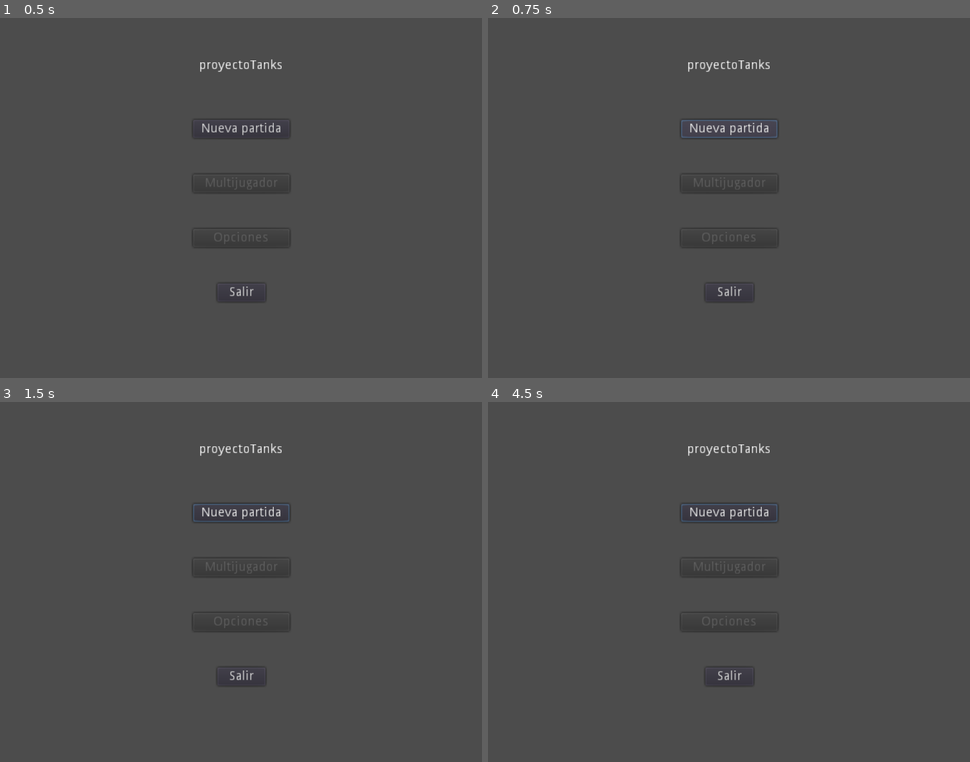
Above: before the commit, frames 1-4 (two rows, left to right).
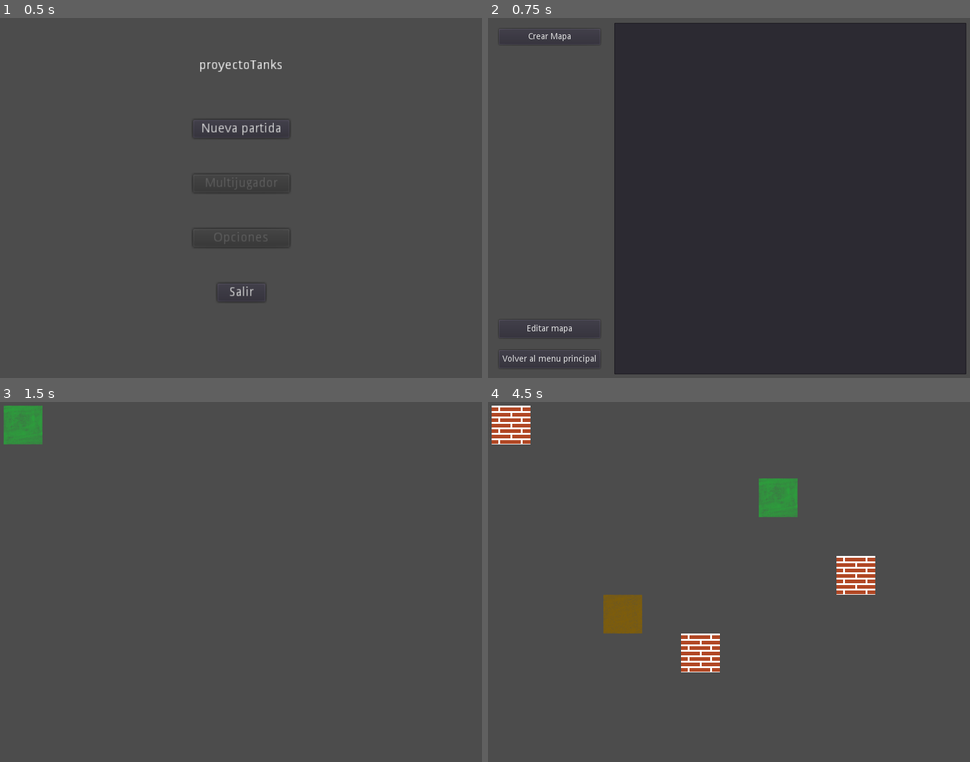
Above: after the commit, the same moments.

Repository: SergioJimenezM/proyectoTanks
Game: Godot game, scene res://escenas/MenuPrincipal.tscn
Same seed, same stepped clock (60 frames per second), same inputs: the game is played once before the commit and once after it.
Inputs (mouse positions are in pixels of both pictures, inside the frame that each line leads up to):
- Up to frame 1 (0.5 s): no input
- Up to frame 2 (0.75 s): click "Nueva partida" at 0.5 s
- Up to frame 3 (1.5 s): click (62, 420) at 1.25 s, where only the run after the commit has a clickable "Crear Mapa"
- Up to frame 4 (4.5 s): tap Enter (ui_accept) at 2, 2.27, 2.57, 2.75, 3.02, 3.05, 3.32 s; move the mouse to (835, 564) at 2.02 s; hold Right (ui_right) 2.03-2.78 s; hold Mouse wheel down (ui_minus, bound only after the commit) 2.03-2.78 s; click (835, 564) at 2.17 s; tap Mouse wheel up (ui_plus, bound only after the commit) at 2.3, 2.85, 3.8, 4.35 s; move the mouse to (632, 600) at 2.77 s; hold Down (ui_down) 2.78-3.53 s; click (632, 600) at 2.92 s; move the mouse to (777, 502) at 3.52 s; hold Right (ui_right) 3.53-4.28 s; hold Mouse wheel down (ui_minus, bound only after the commit) 3.53-4.28 s; click (777, 502) at 3.67 s; move the mouse to (704, 654) at 4.27 s; hold Up (ui_up) from 4.28 s (still down); click (704, 654) at 4.42 s

Frame 1 is identical in both runs. In frame 2, 69% of the frame differs, in the area x 3-100%, y 1-99%; in frame 3, 1.6%; in frame 4, 5.0%.

Commit message:
selector de niveles conectado pero sin funcionalidad de seleccionar niveles, editor de mapas conectado sin guardar los niveles creados, se puede colocar los sprites de la lista, se pueden añadir mas sprites pero estos no se mostraran a menos que se altere el codigo, >encontrar un metodo para que los sprites sean leidos del tileset y automaticamente se cuenten<

Diff:
--- a/proyectoTanks/escenas/Mapa.tscn
+++ b/proyectoTanks/escenas/Mapa.tscn
@@ -1,10 +1,16 @@
-[gd_scene load_steps=2 format=2]
+[gd_scene load_steps=4 format=2]
 
-[ext_resource path="res://Tiles/tile.res" type="TileSet" id=1]
+[ext_resource path="res://scripts/editarMapas.gd" type="Script" id=1]
+[ext_resource path="res://Tiles/tile.res" type="TileSet" id=2]
+[ext_resource path="res://sprites/hierba.png" type="Texture" id=3]
 
 [node name="Node2D" type="Node2D"]
+script = ExtResource( 1 )
 
 [node name="mapa" type="TileMap" parent="."]
-tile_set = ExtResource( 1 )
+tile_set = ExtResource( 2 )
 format = 1
-tile_data = PoolIntArray( 0, 2, 0, 1, 2, 0, 2, 2, 0, 3, 2, 0, 4, 2, 0, 5, 2, 0, 6, 2, 0, 7, 2, 0, 8, 2, 0, 9, 2, 0, 10, 2, 0, 11, 2, 0, 12, 2, 0, 65536, 2, 0, 65548, 2, 0, 131072, 2, 0, 131084, 2, 0, 196608, 2, 0, 196611, 0, 0, 196612, 0, 0, 196616, 0, 0, 196617, 0, 0, 196620, 2, 0, 262144, 2, 0, 262147, 0, 0, 262148, 0, 0, 262152, 0, 0, 262153, 0, 0, 262156, 2, 0, 327680, 2, 0, 327692, 2, 0, 393216, 2, 0, 393221, 1, 0, 393222, 1, 0, 393223, 1, 0, 393228, 2, 0, 458752, 2, 0, 458757, 1, 0, 458758, 1, 0, 458759, 1, 0, 458764, 2, 0, 524288, 2, 0, 524300, 2, 0, 589824, 2, 0, 589825, 2, 0, 589826, 2, 0, 589827, 2, 0, 589828, 2, 0, 589829, 2, 0, 589830, 2, 0, 589831, 2, 0, 589832, 2, 0, 589833, 2, 0, 589834, 2, 0, 589835, 2, 0, 589836, 2, 0 )
+
+[node name="elemento" type="Sprite" parent="."]
+position = Vector2( 40, 40 )
+texture = ExtResource( 3 )
--- a/proyectoTanks/escenas/SelectorDeNiveles.tscn
+++ b/proyectoTanks/escenas/SelectorDeNiveles.tscn
@@ -1,4 +1,6 @@
-[gd_scene format=2]
+[gd_scene load_steps=2 format=2]
+
+[ext_resource path="res://scripts/btnCreateMap.gd" type="Script" id=1]
 
 [node name="Control" type="Control"]
 anchor_right = 1.0
@@ -16,6 +18,7 @@
 margin_right = 187.0
 margin_bottom = 46.0
 text = "Crear Mapa"
+script = ExtResource( 1 )
 
 [node name="btnEditorMap" type="Button" parent="."]
 margin_left = 20.0
--- a/proyectoTanks/project.godot
+++ b/proyectoTanks/project.godot
@@ -32,6 +32,7 @@
 "events": [ Object(InputEventKey,"resource_local_to_scene":false,"resource_name":"","device":0,"alt":false,"shift":false,"control":false,"meta":false,"command":false,"pressed":false,"scancode":16777221,"unicode":0,"echo":false,"script":null)
 , Object(InputEventKey,"resource_local_to_scene":false,"resource_name":"","device":0,"alt":false,"shift":false,"control":false,"meta":false,"command":false,"pressed":false,"scancode":16777222,"unicode":0,"echo":false,"script":null)
 , Object(InputEventJoypadButton,"resource_local_to_scene":false,"resource_name":"","device":0,"button_index":0,"pressure":0.0,"pressed":false,"script":null)
+, Object(InputEventMouseButton,"resource_local_to_scene":false,"resource_name":"","device":-1,"alt":false,"shift":false,"control":false,"meta":false,"command":false,"button_mask":0,"position":Vector2( 0, 0 ),"global_position":Vector2( 0, 0 ),"factor":1.0,"button_index":1,"pressed":false,"doubleclick":false,"script":null)
  ]
 }
 ui_select={
@@ -43,6 +44,7 @@
 ui_cancel={
 "deadzone": 0.5,
 "events": [ Object(InputEventJoypadButton,"resource_local_to_scene":false,"resource_name":"","device":0,"button_index":1,"pressure":0.0,"pressed":false,"script":null)
+, Object(InputEventMouseButton,"resource_local_to_scene":false,"resource_name":"","device":-1,"alt":false,"shift":false,"control":false,"meta":false,"command":false,"button_mask":0,"position":Vector2( 0, 0 ),"global_position":Vector2( 0, 0 ),"factor":1.0,"button_index":2,"pressed":false,"doubleclick":false,"script":null)
  ]
 }
 ui_left={
@@ -78,6 +80,16 @@
 "events": [ Object(InputEventKey,"resource_local_to_scene":false,"resource_name":"","device":0,"alt":false,"shift":false,"control":false,"meta":false,"command":false,"pressed":false,"scancode":16777237,"unicode":0,"echo":false,"script":null)
  ]
 }
+ui_plus={
+"deadzone": 0.5,
+"events": [ Object(InputEventMouseButton,"resource_local_to_scene":false,"resource_name":"","device":-1,"alt":false,"shift":false,"control":false,"meta":false,"command":false,"button_mask":0,"position":Vector2( 0, 0 ),"global_position":Vector2( 0, 0 ),"factor":1.0,"button_index":4,"pressed":false,"doubleclick":false,"script":null)
+ ]
+}
+ui_minus={
+"deadzone": 0.5,
+"events": [ Object(InputEventMouseButton,"resource_local_to_scene":false,"resource_name":"","device":-1,"alt":false,"shift":false,"control":false,"meta":false,"command":false,"button_mask":0,"position":Vector2( 0, 0 ),"global_position":Vector2( 0, 0 ),"factor":1.0,"button_index":5,"pressed":false,"doubleclick":false,"script":null)
+ ]
+}
 
 [input_devices]
 
--- /dev/null
+++ b/proyectoTanks/scripts/btnCreateMap.gd
@@ -0,0 +1,4 @@
+extends Button
+
+func _pressed():
+	get_tree().change_scene("res://escenas/Mapa.tscn")
--- a/proyectoTanks/scripts/btnNewGame.gd
+++ b/proyectoTanks/scripts/btnNewGame.gd
@@ -1,5 +1,5 @@
 extends Button
 
 func _pressed():
-	#get_tree().change_scene("res://escenas/Mapa.tscn")
+	get_tree().change_scene("res://escenas/SelectorDeNiveles.tscn")
 	pass
--- /dev/null
+++ b/proyectoTanks/scripts/editarMapas.gd
@@ -0,0 +1,40 @@
+extends Node2D
+
+#el viewport debe moverse cuando el mouse presiona
+
+var mapa#almacenara la instancia del mapa para editarlo
+var spriteActual = 0 #por defecto coloca un sprite
+export var minSprite = 0
+export var maxSprite = 2
+var nombresSprites = ["res://sprites/hierba.png","res://sprites/tierra.png","res://sprites/ladrillos.png"]
+func _ready():
+	mapa = $mapa
+
+func _input(event):
+	if(event is InputEventMouseButton):
+
+		#WARNING, esto es para pc solamente
+		#hay que hacerlo multiplataforma eventualmente
+		#toma las presiones del mouse
+
+		if(event.is_action_pressed("ui_accept")):
+			#coloca el sprite selecionado
+			var tilePos = mapa.world_to_map(event.position)
+			mapa.set_cellv(tilePos, spriteActual)
+
+		if(event.is_action_pressed("ui_cancel")):
+			#elimina sprites siempre para evitar un borrar
+			var tilePos = mapa.world_to_map(event.position)
+			mapa.set_cellv(tilePos, -1)
+		if(event.is_action_pressed("ui_plus")):
+			if(spriteActual < maxSprite):
+				spriteActual += 1
+			else:
+				spriteActual = minSprite
+			$elemento.texture = load(nombresSprites[spriteActual])
+		if(event.is_action_pressed("ui_minus")):
+			if(spriteActual > minSprite):
+				spriteActual -= 1
+			else:
+				spriteActual = maxSprite
+			$elemento.texture = load(nombresSprites[spriteActual])
